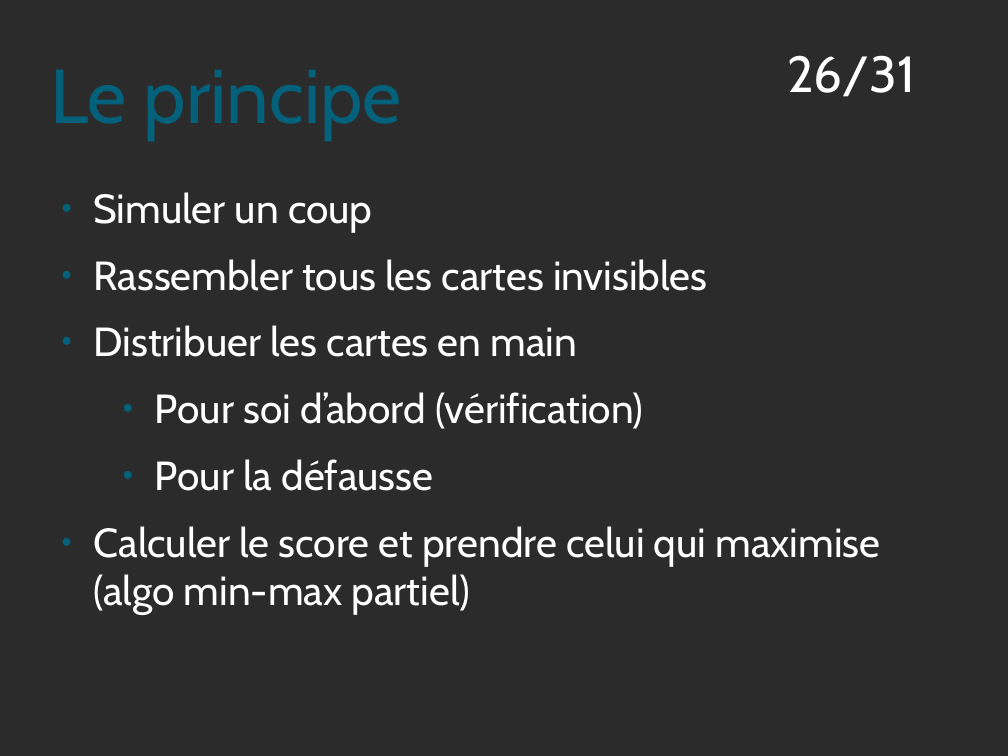
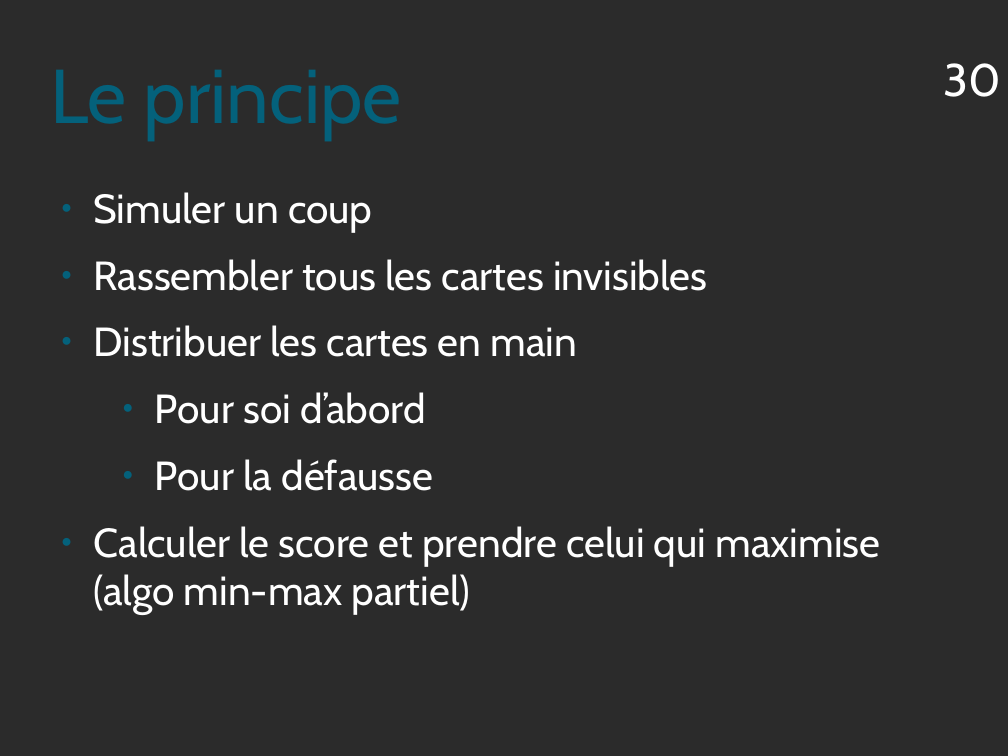
Before and after one commit to Triw-12/hanamikoji_solve, a slide deck: slide 30 of diaporama/Règles.odp (slide 26 before the commit). Drawn at 1008x756 pixels with LibreOffice and Linux fonts; fonts in the diff are those of the drawing; background and template pictures are left out; a plain dark background stands for a picture behind light text. Boxes give left, top, right and bottom in pixels: in the first picture for what was removed or moved away, otherwise in the second. Text is boxed around its words. In the diff, an @@ line names an element or a change of style, - is before the commit and + after.

```diff
--- a/diaporama/Règles.odp
+++ b/diaporama/Règles.odp
@@ page number removed at [787,55,915,97] @@
-26/31
@@ page number added at [943,63,1001,97], 36 pt, text #FFFFFF @@
+30
@@ text at [155,392,426,424]: text changed @@
-● Pour soi d’abord (vérification)
+● Pour soi d’abord
```
Also in this commit, not shown: 17 other slides changed, 18 slides added, 12 slides removed, 11 other files.
